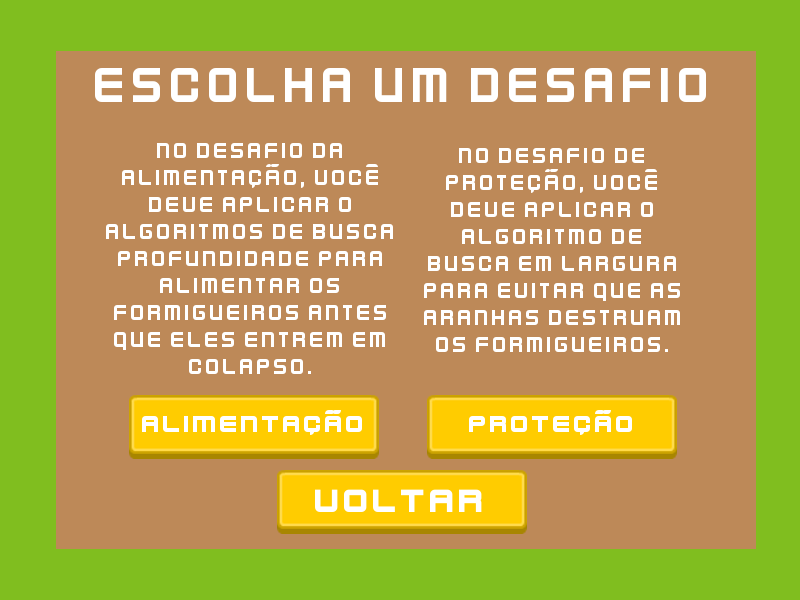
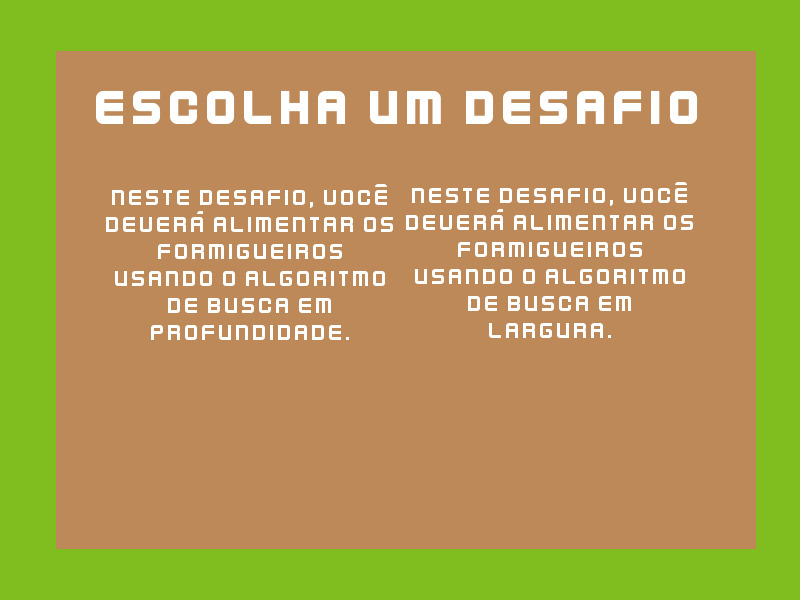
Before/after of a w=800, h=600 layered artwork. What changed in the layer stack:
hid "Fundo #3" over left=277, top=470, right=527, bottom=534
hid "Fundo #2" over left=427, top=395, right=677, bottom=459
hid "Fundo #1" over left=129, top=395, right=379, bottom=459
renamed "no desafio de proteção, você d..." to "neste desafio, você deverá ali...", painted on it over left=406, top=148, right=693, bottom=352
renamed "No desafio da alimentação, voc..." to "Neste desafio, você deverá ali...", painted on it over left=106, top=143, right=393, bottom=374
painted on "escolha um desafio" over left=95, top=68, right=706, bottom=124
